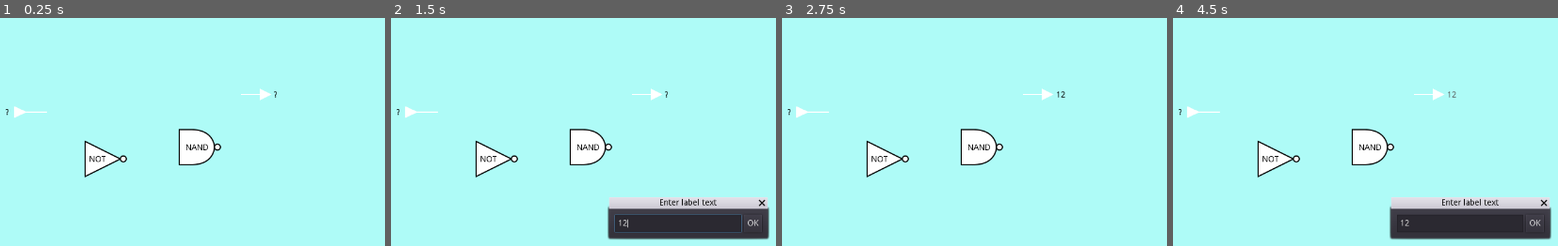
Above: before the commit, frames 1-4 (left to right).
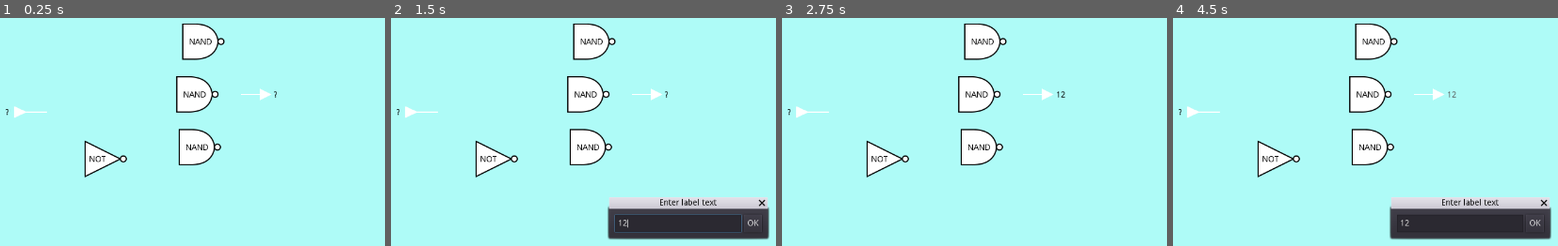
Above: after the commit, the same moments.

Repository: andrew-wilkes/digital-logic
Game: Godot game, scene res://parts/lib/c1.tscn
The game is run twice, just before and just after one commit, with the same random seed, the same clock (stepped at 60 frames per second) and the same inputs. This scene is started directly instead of the project's main scene.
Inputs (mouse positions are in pixels of both pictures, inside the frame that each line leads up to):
- Up to frame 1 (0.25 s): no input
- Up to frame 2 (1.5 s): click "?" at 0.5 s; click (679, 223) at 1.27 s; type "12" at 1.35 s
- Up to frame 3 (2.75 s): click "OK" at 2 s
- Up to frame 4 (4.5 s): click "12" at 2.75 s; click "OK" at 3.5 s; click "12" at 4.25 s

The runs differ from the first frame. In frame 1, 2.8% of the frame differs, in the area x 45-59%, y 2-42%; in frame 2, 2.8%; in frame 3, 2.8%; in frame 4, 2.8%.

Commit message:
Fix adding of dots algorithm

Diff:
--- a/game/Circuit.gd
+++ b/game/Circuit.gd
@@ -43,7 +43,7 @@
 	vx.clear()
 	for w in $Wires.get_children():
 		route_wire(w)
-	add_dots_to_wires()
+	add_dots_to_all_wires()
 
 
 func route_wire(w):
@@ -79,16 +79,33 @@
 	return x
 
 
+func remove_points(w):
+	var s = w.points.size()
+	if s > 2:
+		vx.erase(w.points[2].x)
+	if s > 4:
+		vx.erase(w.points[3].x)
+
+
 func align_to_grid(p):
 	return round(p / g.GRID_SIZE) * g.GRID_SIZE
 
 
-func add_dots_to_wires():
+func add_dots_to_all_wires():
+	# Add dots to 2nd point of all but furthest wire in x direction
 	for p in $Parts.get_children():
-		var wires = p.get_output_wires([])
-		for i in wires.size() - 1:
-			var w = wires[i]
-			if w.points.size() > 2:
+		add_dots_to_wires(p.get_output_wires([]))
+
+
+func add_dots_to_wires(wires):
+		var idx = get_furthest_index(wires)
+		var i = 0
+		for w in wires:
+			if i == idx:
+				# Remove existing dot
+				if w.get_child_count() > 0:
+					w.get_child(0).queue_free()
+			else:
 				var dot
 				if w.get_child_count() == 0:
 					dot = $Dot.duplicate()
@@ -98,6 +115,20 @@
 				else:
 					dot = w.get_child(0)
 				dot.position = w.points[1]
+			i += 1
+
+
+func get_furthest_index(wires: Array):
+	var x = -INF
+	var index = 0
+	var i = 0
+	for w in wires:
+		var v = w.points[1].x
+		if  v > x:
+			x = v
+			index = i
+		i += 1
+	return index
 
 
 func _on_Area2D_input_event(_viewport, event, _shape_idx):
@@ -174,7 +205,7 @@
 func wire_attached(_part, _pin, _status):
 	_part.update_output(_pin, _status)
 	route_wire(_pin.wires[0])
-	add_dots_to_wires()
+	add_dots_to_wires(_pin.wires[0].start_pin.wires)
 
 
 func part_dropped():
@@ -223,15 +254,13 @@
 		# It's an input pin
 		if pin.wires.size() > 0:
 			var w = pin.wires[0]
-			var num_wires = w.start_pin.wires.size()
+			var start_pin = w.start_pin
+			var num_wires = start_pin.wires.size()
 			if num_wires < 2:
-				w.start_pin.show_it()
-			else:
-				# Try to delete the dot on a previous sibling wire node if deleting the last wire node
-				if num_wires > 1 and w.start_pin.wires[num_wires - 1] == w:
-						if w.start_pin.wires[num_wires - 2].get_child_count() > 0:
-							w.start_pin.wires[num_wires - 2].get_child(0).queue_free()
+				start_pin.show_it()
+			remove_points(w)
 			w.delete()
+			add_dots_to_wires(start_pin.wires)
 
 
 func _draw():
--- a/game/parts/lib/c1.tscn
+++ b/game/parts/lib/c1.tscn
@@ -54,3 +54,27 @@
 wireable = true
 show_state = true
 is_ext_input = true
+
+[node name="NAND76" type="Node2D" parent="." instance=ExtResource( 4 )]
+position = Vector2( 240, 140 )
+z_index = 1
+script = ExtResource( 1 )
+highlight_pin = true
+highlight_part = true
+moveable = true
+wireable = true
+show_state = false
+is_ext_input = false
+gate_type = "NAND"
+
+[node name="NAND77" type="Node2D" parent="." instance=ExtResource( 4 )]
+position = Vector2( 250, 50 )
+z_index = 1
+script = ExtResource( 1 )
+highlight_pin = true
+highlight_part = true
+moveable = true
+wireable = true
+show_state = false
+is_ext_input = false
+gate_type = "NAND"
--- a/game/parts/lib/data.json
+++ b/game/parts/lib/data.json
@@ -1 +1 @@
-{"c1":{"desc":"","offset":{"x":230,"y":40},"parts":[{"id":0, …(90 unchanged characters)… ,0]]},{"id":3,"label":"?","wires":[[2,0]]}],"title":"Nand"},"c3":{"desc":"","off …(1309 unchanged characters)…
+{"c1":{"desc":"","offset":{"x":230,"y":40},"parts":[{"id":0, …(90 unchanged characters)… ,0]]},{"id":3,"label":"?","wires":[[2,0],[4,1],[4,0],[5,1]]},{"id":4,"label":"","wires":[]},{"id":5,"label":"","wires":[]}],"title":"Nand"},"c3":{"desc":"","off …(1309 unchanged characters)…
